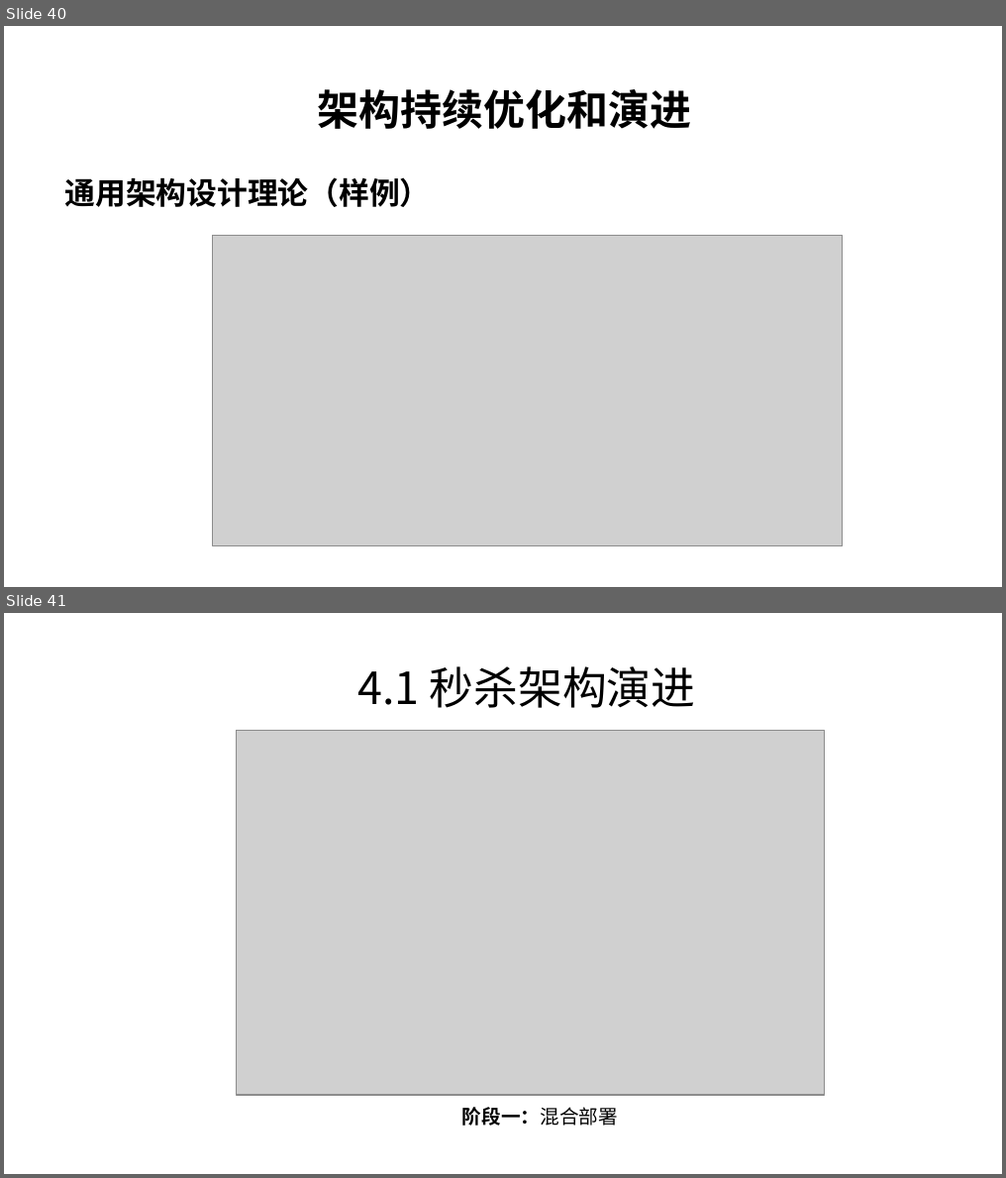
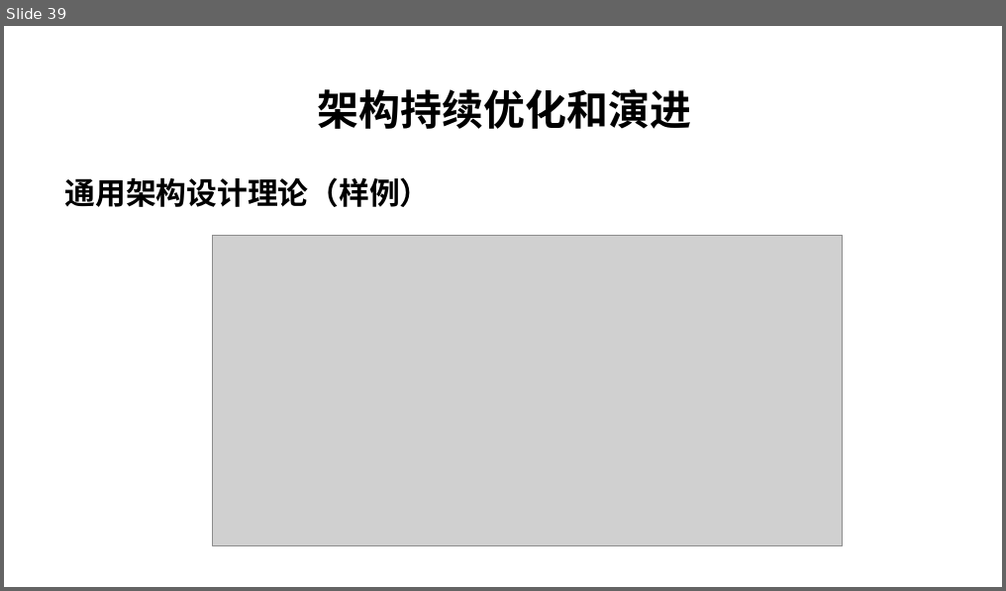
Before and after one commit to char-dance/flashSale-demo, a slide deck: FalshSale.pptx. Shown one above the other, each under a label of ours: slides 40 and 41 before the commit, slide 39 after it. The pictures are 1006x1178 and 1006x591 pixels, drawn with LibreOffice and Linux fonts; fonts in the diff are those of the drawing; grey boxes stand for pictures; background and template pictures are left out. Boxes give left, top, right and bottom in pixels: in the first picture for what was removed or moved away, otherwise in the second. Text is boxed around its words. In the diff, an @@ line names an element or a change of style, - is before the commit and + after.

```diff
--- a/FalshSale.pptx
+++ b/FalshSale.pptx
@@ slide 41 removed at (4,613,1002,1174), background #FFFFFF @@
@@ text removed at (357,666,696,708) @@
-4.1 秒杀架构演进
@@ picture removed at (236,731,825,1096) @@
@@ text removed at (462,1107,618,1126) @@
-阶段一：混合部署
@@ what was slide 40 is now slide 39 @@
```
Also in this commit, not shown: 4 slides added, 7 other slides removed.
